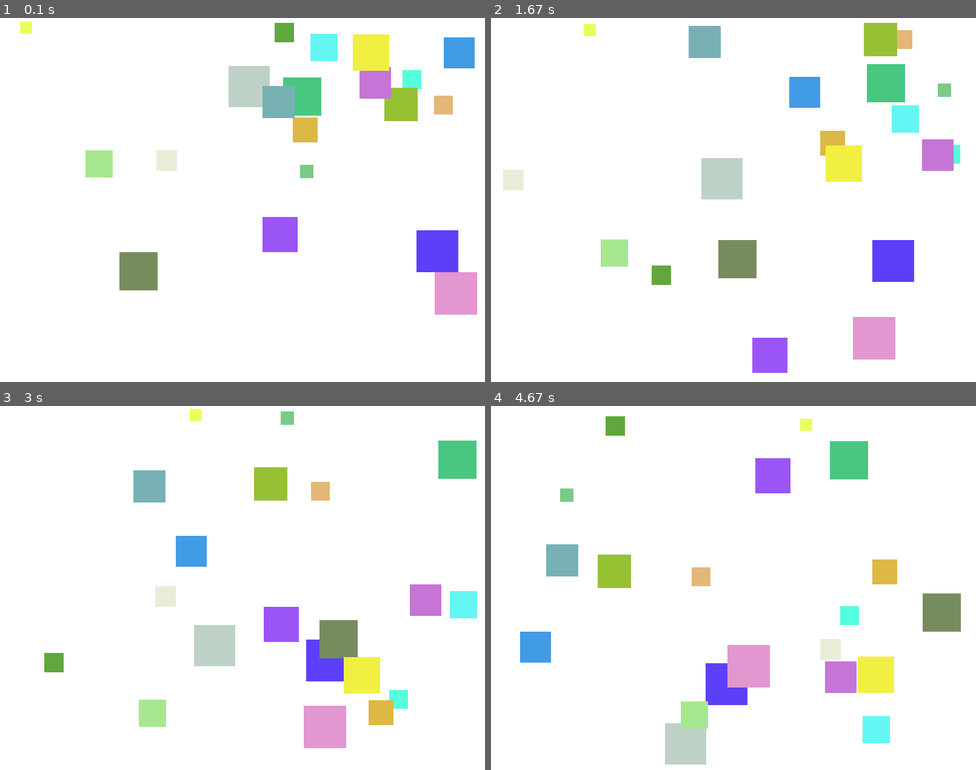
Above: before the commit, frames 1-4 (two rows, left to right).
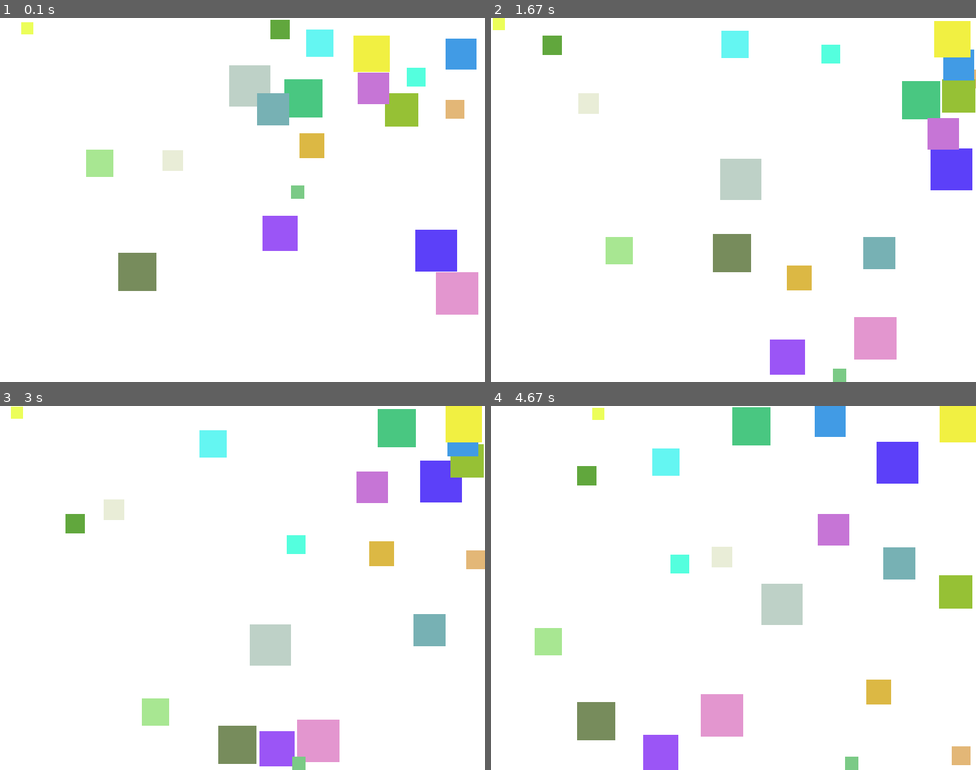
Above: after the commit, the same moments.

Repository: kangyoussef95-max/lab8-pygame
Game: pygame game, started from main.py
Same seed, same stepped clock (60 frames per second), same inputs: the game is played once before the commit and once after it.
Inputs:
- Up to frame 1 (0.1 s): no input
- Up to frame 2 (1.67 s): no input
- Up to frame 3 (3 s): no input
- Up to frame 4 (4.67 s): no input

The runs differ from the first frame. In frame 1, 3.1% of the frame differs, in the area x 4-99%, y 0-82%; in frame 2, 14%; in frame 3, 17%; in frame 4, 20%, in the area x 6-100%, y 0-100%.

Commit message:
feat: Implemented fleeing feature

Diff:
--- a/main.py
+++ b/main.py
@@ -1,6 +1,7 @@
 import math
 import pygame
 import random
+from dataclasses import dataclass
 
 # Initialize Pygame
 pygame.init()
@@ -17,6 +18,7 @@
 JITTER_ENABLED = True
 FLEE_RADIUS = 150
 FLEE_STRENGTH = 0.25
+BASELINE_FPS = 60.0
 
 # Colors
 WHITE = (255, 255, 255)
@@ -28,12 +30,21 @@
 clock = pygame.time.Clock()
 
 
+@dataclass(frozen=True)
+class SquareSnapshot:
+    """Immutable snapshot of a square for a single frame."""
+    owner: "Square"
+    x: float
+    y: float
+    size: int
+
+
 class Square:
     """Represents a square that moves randomly on the canvas."""
 
     def __init__(self, x: int, y: int, size: int) -> None:
-        self.x = x
-        self.y = y
+        self.x = float(x)
+        self.y = float(y)
         self.size = size
 
         # Bigger squares are slower.
@@ -41,7 +52,9 @@
         if MAX_SQUARE_SIZE == MIN_SQUARE_SIZE:
             self.max_speed = MAX_SPEED
         else:
-            size_ratio = (self.size - MIN_SQUARE_SIZE) / (MAX_SQUARE_SIZE - MIN_SQUARE_SIZE)
+            size_ratio = (self.size - MIN_SQUARE_SIZE) / (
+                MAX_SQUARE_SIZE - MIN_SQUARE_SIZE
+            )
             self.max_speed = MAX_SPEED - size_ratio * (MAX_SPEED - MIN_SPEED)
             self.max_speed = min(self.max_speed, MAX_SPEED)
             self.max_speed = max(MIN_SPEED, self.max_speed)
@@ -59,10 +72,20 @@
             random.randint(50, 255),
         )
 
-    def should_apply_jitter(self) -> bool:
+    def snapshot(self) -> SquareSnapshot:
+        """Capture the square state so all updates use the same frame data."""
+        return SquareSnapshot(owner=self, x=self.x, y=self.y, size=self.size)
+
+    def should_apply_jitter(self, delta_time: float) -> bool:
         """Stub: decide whether to jitter this frame or skip it."""
         # TODO: Return True/False based on your strategy (every frame, or every now and then).
-        return random.random() < 0.1
+        if delta_time <= 0:
+            return False
+
+        # Keep the original 10% chance at 60 FPS, but make it time-scaled.
+        frame_scale = delta_time * BASELINE_FPS
+        chance_this_frame = 1 - (1 - 0.1) ** frame_scale
+        return random.random() < chance_this_frame
 
     def compute_jitter_rotation(self) -> float:
         """Stub: return a small rotation angle in radians."""
@@ -84,7 +107,7 @@
         self.vx = new_vx
         self.vy = new_vy
 
-    def apply_jitter(self) -> None:
+    def apply_jitter(self, delta_time: float) -> None:
         """Stub: apply jitter as a small rotation of the speed vector."""
         if not JITTER_ENABLED:
             return
@@ -93,7 +116,7 @@
         # if self.should_apply_jitter():
         #     angle = self.compute_jitter_rotation()
         #     self.rotate_velocity(angle)
-        if self.should_apply_jitter():
+        if self.should_apply_jitter(delta_time):
             angle = self.compute_jitter_rotation()
             self.rotate_velocity(angle)
 
@@ -105,67 +128,118 @@
             self.vx *= scale
             self.vy *= scale
 
-    def apply_fleeing(self, all_squares: list["Square"]) -> None:
+    def apply_fleeing(self, all_squares: list[SquareSnapshot], delta_time: float) -> None:
         """Stub: push this square away from nearby larger squares."""
-        # TODO: Start accumulators from your notes.
-        # total_flee_x = 0.0
-        # total_flee_y = 0.0
-        # threat_count = 0
-
-        # TODO: Compute this square center once.
+        # TODO: Compute the center of this square.
         # center_x = self.x + self.size / 2
         # center_y = self.y + self.size / 2
-
-        # TODO: Loop over all_squares and ignore self.
+        center_x = self.x + self.size / 2
+        center_y = self.y + self.size / 2
+
+        closest_distance = FLEE_RADIUS + 1
+        closest_flee_x = 0.0
+        closest_flee_y = 0.0
+        closest_size_difference = 0.0
+
+        # TODO: Loop through all_squares and skip self.
         # for other in all_squares:
         #     if other is self:
         #         continue
-
-        # TODO: Same size or smaller squares are not threats.
-        # if other.size <= self.size:
-        #     continue
-
-        # TODO: Use dx, dy, distance from centers.
-        # dx = center_x - other_center_x
-        # dy = center_y - other_center_y
-        # distance = math.hypot(dx, dy)
-
-        # TODO: Only react to threats within FLEE_RADIUS.
-        # if distance > FLEE_RADIUS:
-        #     continue
-
-        # TODO (edge case): if distance == 0, use tiny random direction
-        # to avoid divide-by-zero.
-        # else normalize to get flee_x, flee_y.
-
-        # TODO: Compute size_difference and weight so closer/bigger
-        # threats influence more.
-        # size_difference = other.size - self.size
-        # proximity = 1 - (distance / FLEE_RADIUS)
-        # weight = size_difference * proximity
-
-        # TODO: Accumulate weighted flee direction and increment threat_count.
-
-        # TODO: If at least one threat was found, average/limit the flee
-        # direction and apply FLEE_STRENGTH to self.vx/self.vy.
-
-        # NOTE: clamp_speed() in update() handles the "force too strong" case.
+        for other in all_squares:
+            if other.owner is self:
+                continue
+
+            # TODO: Ignore squares that are the same size or smaller.
+            # if other.size <= self.size:
+            #     continue
+            if other.size <= self.size:
+                continue
+
+            # TODO: Compute dx, dy, and distance between square centers.
+            # dx = center_x - other_center_x
+            # dy = center_y - other_center_y
+            # distance = math.hypot(dx, dy)
+            other_center_x = other.x + other.size / 2
+            other_center_y = other.y + other.size / 2
+            dx = center_x - other_center_x
+            dy = center_y - other_center_y
+            distance = math.hypot(dx, dy)
+
+            # TODO: Only consider threats within FLEE_RADIUS.
+            # if distance > FLEE_RADIUS:
+            #     continue
+            if distance > FLEE_RADIUS:
+                continue
+
+            # TODO: Handle distance == 0 with a tiny random direction.
+            # if distance == 0:
+            #     # pick a small random vector and normalize it
+            #     pass
+            if distance == 0:
+                flee_x = random.uniform(-1, 1)
+                flee_y = random.uniform(-1, 1)
+                random_length = math.hypot(flee_x, flee_y)
+
+                while random_length < 0.0001:
+                    flee_x = random.uniform(-1, 1)
+                    flee_y = random.uniform(-1, 1)
+                    random_length = math.hypot(flee_x, flee_y)
+
+                flee_x /= random_length
+                flee_y /= random_length
+            else:
+                flee_x = dx / distance
+                flee_y = dy / distance
+
+            # TODO: Track the closest threat and remember its flee direction.
+            if distance < closest_distance:
+                closest_distance = distance
+                closest_flee_x = flee_x
+                closest_flee_y = flee_y
+                closest_size_difference = other.size - self.size
+
+        # TODO: Use the closest threat to compute flee strength.
+        # strength = ...
+        if closest_distance <= FLEE_RADIUS:
+            proximity = 1 - (closest_distance / FLEE_RADIUS)
+            frame_scale = delta_time * BASELINE_FPS
+            strength = closest_size_difference * proximity * FLEE_STRENGTH * frame_scale
+
+            # TODO: Add the flee vector to self.vx and self.vy.
+            self.vx += closest_flee_x * strength
+            self.vy += closest_flee_y * strength
+
+        # NOTE: clamp_speed() in update() will keep the velocity from getting too large.
         return
 
-    def update(self, all_squares: list["Square"]) -> None:
+    def update(self, all_squares: list[SquareSnapshot], delta_time: float) -> None:
         """Update the square's position and bounce off walls."""
-        self.apply_fleeing(all_squares)
-        self.apply_jitter()
+        self.apply_fleeing(all_squares, delta_time)
+        self.apply_jitter(delta_time)
         self.clamp_speed()
 
-        self.x += self.vx
-        self.y += self.vy
+        frame_scale = delta_time * BASELINE_FPS
+        self.x += self.vx * frame_scale
+        self.y += self.vy * frame_scale
 
         # Bounce off walls
-        if self.x <= 0 or self.x + self.size >= WINDOW_WIDTH:
-            self.vx = -self.vx
-        if self.y <= 0 or self.y + self.size >= WINDOW_HEIGHT:
-            self.vy = -self.vy
+        if self.x <= 0:
+            self.x = 0
+            if self.vx < 0:
+                self.vx = -self.vx
+        elif self.x + self.size >= WINDOW_WIDTH:
+            self.x = WINDOW_WIDTH - self.size
+            if self.vx > 0:
+                self.vx = -self.vx
+
+        if self.y <= 0:
+            self.y = 0
+            if self.vy < 0:
+                self.vy = -self.vy
+        elif self.y + self.size >= WINDOW_HEIGHT:
+            self.y = WINDOW_HEIGHT - self.size
+            if self.vy > 0:
+                self.vy = -self.vy
 
         # Keep square within bounds
         self.x = max(0, min(self.x, WINDOW_WIDTH - self.size))
@@ -173,12 +247,18 @@
 
     def draw(self, surface: pygame.Surface) -> None:
         """Draw the square on the given surface."""
-        pygame.draw.rect(surface, self.color, (self.x, self.y, self.size, self.size))
+        pygame.draw.rect(
+            surface,
+            self.color,
+            (round(self.x), round(self.y), self.size, self.size),
+        )
 
 
 def main() -> None:
     """Main game loop."""
-    sizes = [random.randint(MIN_SQUARE_SIZE, MAX_SQUARE_SIZE) for _ in range(NUM_SQUARES)]
+    sizes = [
+        random.randint(MIN_SQUARE_SIZE, MAX_SQUARE_SIZE) for _ in range(NUM_SQUARES)
+    ]
     squares = [
         Square(
             size=size,
@@ -190,19 +270,23 @@
 
     running = True
     while running:
+        delta_time = clock.tick(FPS) / 1000.0
+
         for event in pygame.event.get():
             if event.type == pygame.QUIT:
                 running = False
 
+        # Snapshot all squares before any updates so fleeing is not order-dependent.
+        square_snapshots = [square.snapshot() for square in squares]
+
         for square in squares:
-            square.update(squares)
+            square.update(square_snapshots, delta_time)
 
         screen.fill(WHITE)
         for square in squares:
             square.draw(screen)
 
         pygame.display.flip()
-        clock.tick(FPS)
 
     pygame.quit()
 
Not shown, changed: REPORT.md
